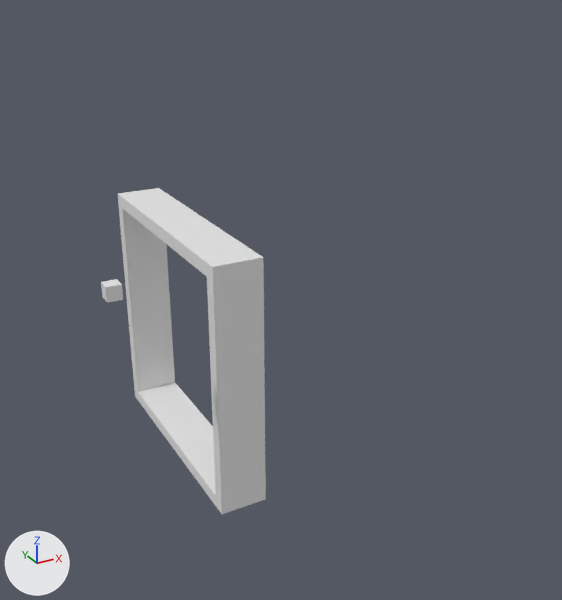
What one commit did to the Blender file battery-strap/battery-strap.blend.
Rendered twice from a 50 mm camera at (-51.4, -106.1, 56.3) aimed at (6.9, -0.2, 3.4). Lighting does not change. The marker at lower left points along +X, +Y and +Z.

In view in the first picture: 'Cube.001', 'DCube'.
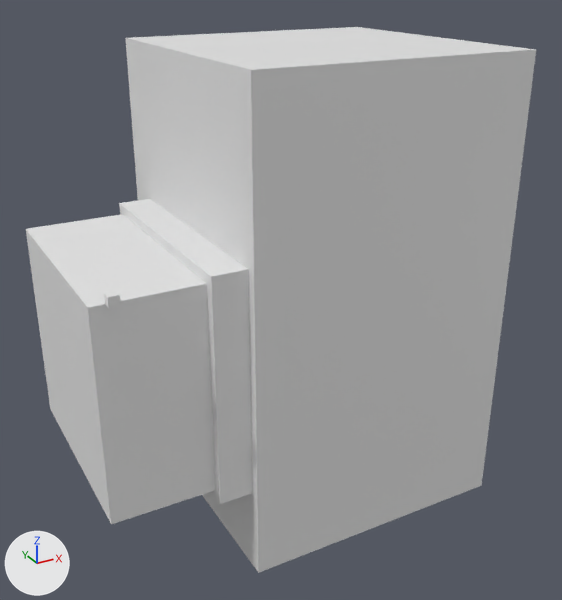
Commit message: fits snug

What differs and where, as boxes [x1, y1, x2, y2] in the pictures (562 x 600 px):
'Cube.012trim', shown: after [125, 27, 536, 573]
'DCubeNEG_Scaled', shown: after [26, 214, 215, 524]
'DCube', moved, reshaped, rescaled (9% narrower, 6% shorter): before [118, 188, 266, 514]; after [119, 199, 253, 504]
'Cube.001', moved, rescaled (22% narrower, 28% shorter): before [101, 279, 123, 303]; after [104, 291, 121, 308]

The change, as a diff of the scene's bpy script:
```diff
--- a/battery-strap/battery-strap.blend.py
+++ b/battery-strap/battery-strap.blend.py
@@ ob_cube_012trim @@
 ob_cube_012trim = bpy.data.objects.new('Cube.012trim', me_cube_014)
-ob_cube_012trim.location = (16.7, 2.6, 5.8)
+ob_cube_012trim.location = (14.7, 2.6, 5.8)
 ob_cube_012trim.scale = (23.1, 23.1, 38.4)
-ob_cube_012trim.hide_viewport = True
@@ ob_cube_001 @@
 ob_cube_001 = bpy.data.objects.new('Cube.001', me_cube_004)
-ob_cube_001.location = (-26.9, -18.5, 18.8)
-ob_cube_001.scale = (1.01, 1.01, 1.01)
+ob_cube_001.location = (-26.9, -18.3, 17.5)
+ob_cube_001.scale = (0.75, 0.75, 0.75)
@@ ob_dcubeneg_scaled @@
 ob_dcubeneg_scaled.location = (0.0, 0.0, 0.0)
-ob_dcubeneg_scaled.scale = (29.9, 17.5, 17.7)
-ob_dcubeneg_scaled.hide_viewport = True
+ob_dcubeneg_scaled.scale = (29.9, 17.5, 16.7)
@@ ob_dcube @@
 ob_dcube.location = (0.0, 0.0, 0.0)
-ob_dcube.scale = (13.8, 19.6, 19.8)
+ob_dcube.scale = (13.8, 19.0, 18.3)
 _m = ob_dcube.modifiers.new('Boolean', 'BOOLEAN')
```
